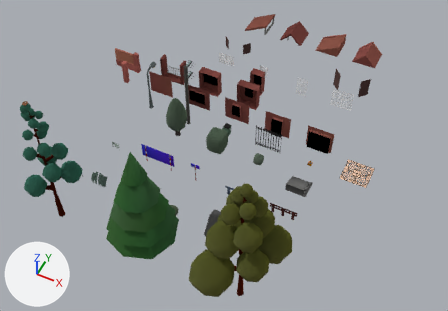
One commit to the Blender file Assets/_PROJECT/AssetSource/AssetPack.blend: the scene before it, then after it.
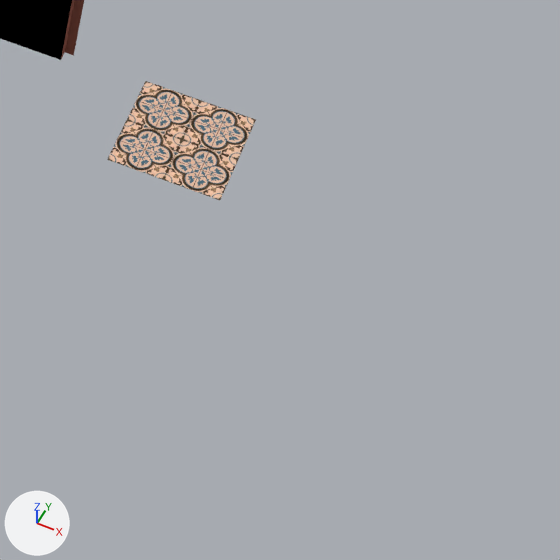
The first picture shows the older version from a 50 mm lens placed at (11.5, -26.3, 50.9), pointed at (-7.8, 12.2, 2.7). The close-ups show the older and then the newer version on the part from 70% to 100% of the width and 45% to 88% of the height of that picture. Only the edits that show in the close-ups are written down. Every picture has the same lights, and +X, +Y and +Z are marked at lower left.

Names of what the first close-up shows: 'm_building_door_double', 'm_building_floor'.
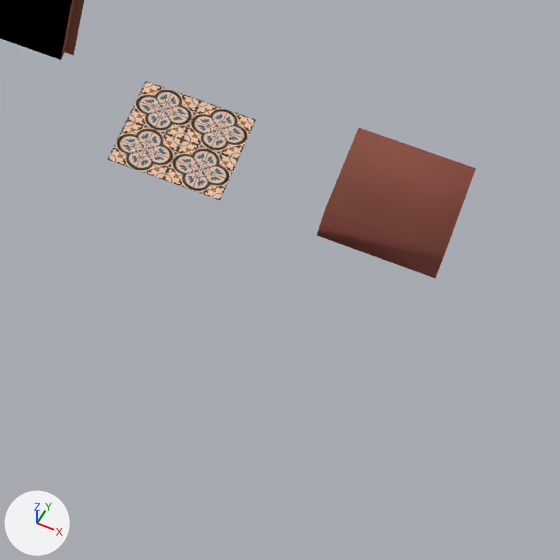
Where the newer file only moved an object's origin or applied its transform, the numbers keep the older frame.

Boxes [x1, y1, x2, y2] around the edits, measured in the close-ups (560 x 560 px):
'm_building_base', added (brown)
    after: [317, 128, 476, 278]

Edits to the bpy script that builds the scene:
```text
Add me_m_building_base:
    me_m_building_base.from_pydata(...)  # a box spanning x -1.5..1.5, y -1.5..1.5, z 0.0..1.0
    me_m_building_base.polygons.foreach_set('use_smooth', [True] * 6)
    me_m_building_base.materials.append(mat_m_pallette75)  # picture img_tex_pallette75_tga
Add ob_m_building_base:
    ob_m_building_base = bpy.data.objects.new('m_building_base', me_m_building_base)
    ob_m_building_base.location = (10.5, 18.5, 0.0)
```
